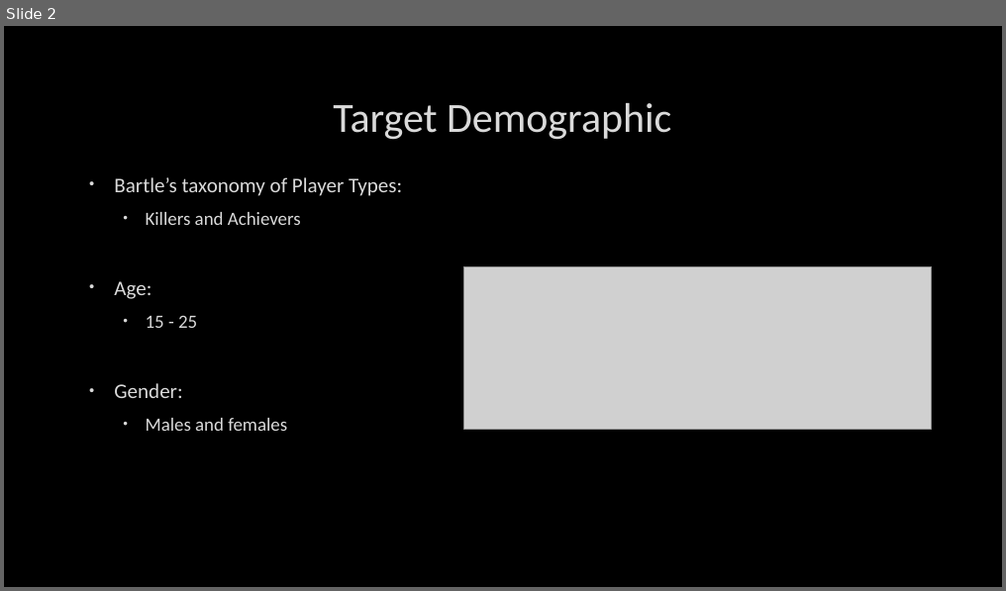
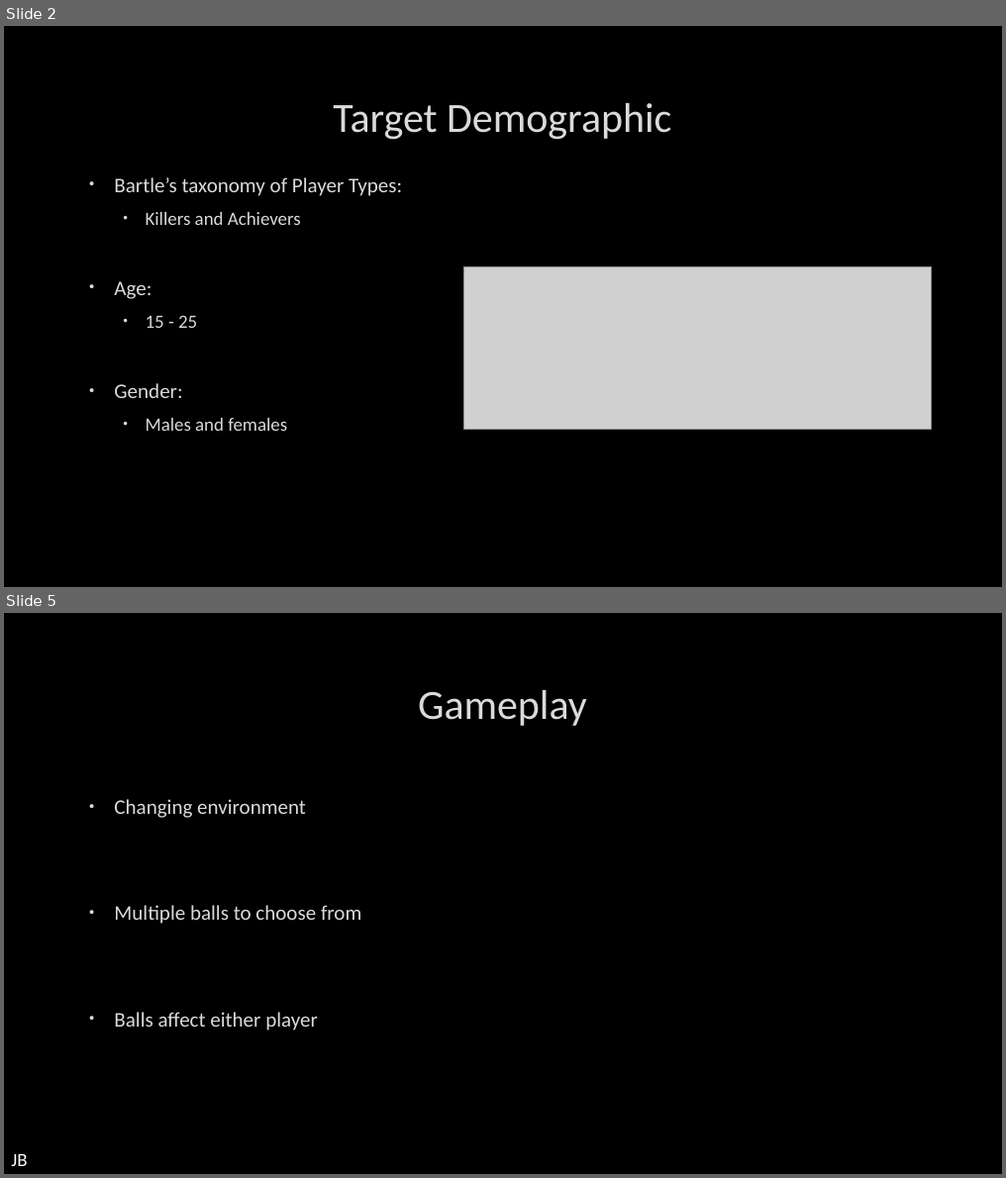
Before and after one commit to UoSGamesGroups/second-semester-s2-group-16-1, a slide deck: Presentations/FirstPresentation.pptx. Shown one above the other, each under a label of ours: slide 2 before the commit, slides 2 and 5 after it; the slides between them are not shown. The pictures are 1006x591 and 1006x1178 pixels, drawn with LibreOffice and Linux fonts; fonts in the diff are those of the drawing; grey boxes stand for pictures; background and template pictures are left out. Boxes give left, top, right and bottom in pixels: in the first picture for what was removed or moved away, otherwise in the second. Text is boxed around its words. In the diff, an @@ line names an element or a change of style, - is before the commit and + after.

```diff
--- a/Presentations/FirstPresentation.pptx
+++ b/Presentations/FirstPresentation.pptx
@@ slide 5 added at box(4, 613, 1002, 1174), background picture (left out) @@
@@ title added at box(418, 690, 587, 726), 40 pt, text #DADADA @@
+Gameplay
@@ text added at box(114, 799, 361, 1031), 20 pt, text #DADADA @@
+• Changing environment
+• Multiple balls to choose from
+• Balls affect either player
@@ text added at box(11, 1155, 27, 1166), 18 pt, text #FFFFFF @@
+JB
```
Also in this commit, not shown: 4 slides changed.
